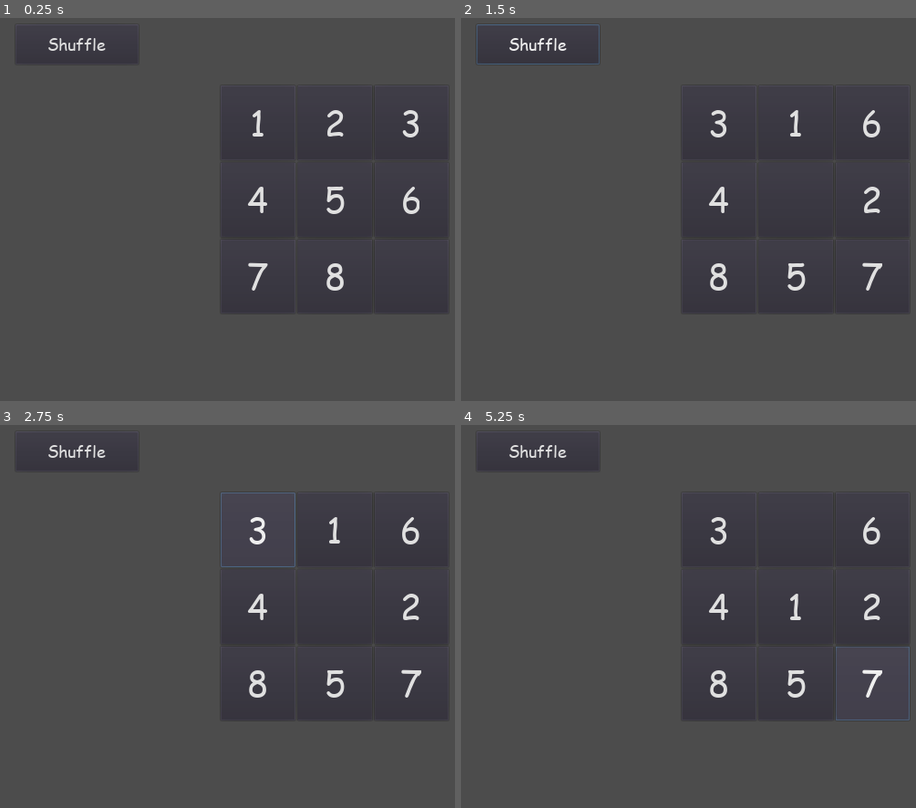
Above: before the commit, frames 1-4 (two rows, left to right).
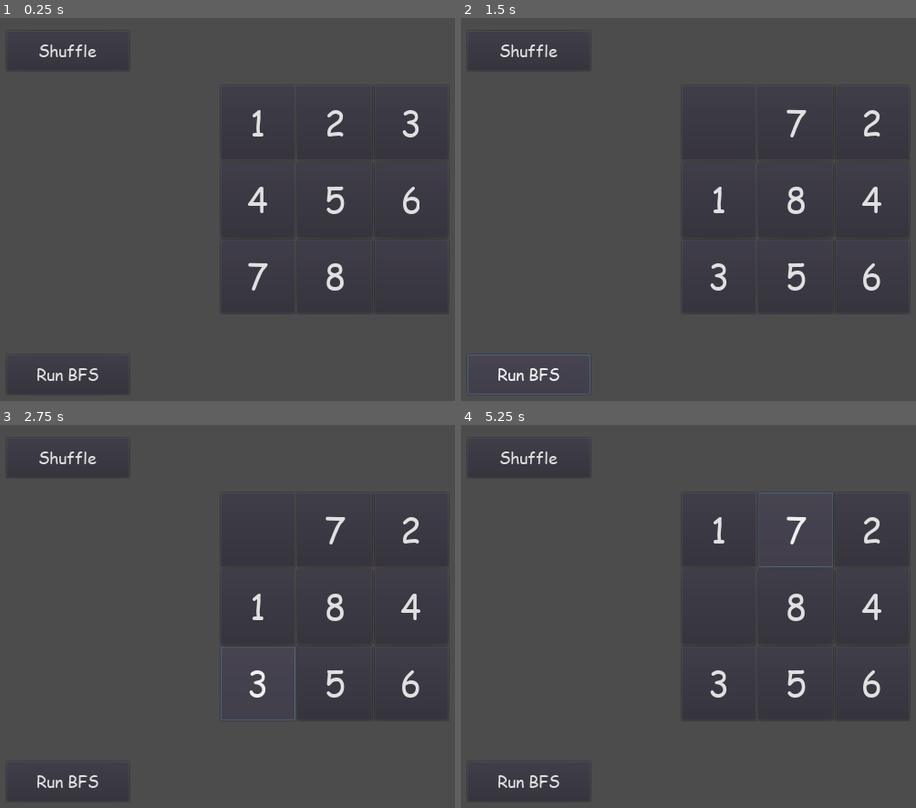
Above: after the commit, the same moments.

Repository: Minoxs/8PuzzleGodot
Game: Godot game, scene res://scenes/game.tscn
Same seed, same stepped clock (60 frames per second), same inputs: the game is played once before the commit and once after it.
Inputs (mouse positions are in pixels of both pictures, inside the frame that each line leads up to):
- Up to frame 1 (0.25 s): no input
- Up to frame 2 (1.5 s): click "Shuffle" at 0.5 s; click (529, 374) at 1.25 s, where only the run after the commit has a clickable "Run BFS"
- Up to frame 3 (2.75 s): click "3" at 2 s
- Up to frame 4 (5.25 s): click (720, 528) at 2.77 s; click "1" at 3.5 s; click (797, 528) at 4.27 s; click "7" at 5 s

The runs differ from the first frame. In frame 1, 0.5% of the frame differs, in the area x 3-24%, y 3-95%; in frame 2, 2.0%, in the area x 1-93%, y 1-99%; in frame 3, 2.0%; in frame 4, 1.9%.

Commit message:
Solver WIP

Diff:
--- a/scenes/game.tscn
+++ b/scenes/game.tscn
@@ -1,7 +1,8 @@
-[gd_scene load_steps=5 format=2]
+[gd_scene load_steps=6 format=2]
 
 [ext_resource path="res://scripts/puzzle.gd" type="Script" id=1]
 [ext_resource path="res://fonts/COMIC.TTF" type="DynamicFontData" id=2]
+[ext_resource path="res://scripts/solver.gd" type="Script" id=3]
 
 [sub_resource type="DynamicFont" id=1]
 size = 30
@@ -13,11 +14,12 @@
 [node name="Control" type="Control"]
 anchor_right = 1.0
 anchor_bottom = 1.0
+script = ExtResource( 3 )
 __meta__ = {
 "_edit_use_anchors_": false
 }
 
-[node name="GridContainer" type="GridContainer" parent="."]
+[node name="PuzzleGrid" type="GridContainer" parent="."]
 anchor_left = 0.5
 anchor_top = 0.5
 anchor_right = 0.5
@@ -37,12 +39,23 @@
 }
 TileScene = "res://scenes/PuzzleTile.tscn"
 
-[node name="Button" type="Button" parent="."]
-margin_left = 80.0
-margin_top = 53.0
-margin_right = 296.0
-margin_bottom = 123.0
+[node name="ShuffleButton" type="Button" parent="."]
+margin_left = 64.0
+margin_top = 64.0
+margin_right = 280.0
+margin_bottom = 134.0
 theme = SubResource( 2 )
 text = "Shuffle"
 
-[connection signal="pressed" from="Button" to="GridContainer" method="_on_Button_pressed"]
+[node name="BFS" type="Button" parent="."]
+margin_left = 64.0
+margin_top = 632.0
+margin_right = 280.0
+margin_bottom = 702.0
+theme = SubResource( 2 )
+text = "Run BFS"
+__meta__ = {
+"_edit_use_anchors_": false
+}
+
+[connection signal="pressed" from="ShuffleButton" to="PuzzleGrid" method="_on_Shuffle_Pressed"]
--- a/scripts/puzzle.gd
+++ b/scripts/puzzle.gd
@@ -4,10 +4,27 @@
 export var Shuffles := 1000
 export var TileScene: String
 var EmptyTileObj: PuzzleTile
-var EmptyTileIdx := 8
+var EmptyTileIdx: int = 8
 
-var GameState: String
+var GameState: String = ""
 var StateHash: int = 0
+
+func _init(state: String = ""):
+	if state != "":
+		GameState = state
+		var pos := Vector2(0,0)
+		for x in GameState:
+			var tile := PuzzleTile.new()
+			tile.set_pos(pos)
+			tile.set_text(x)
+			self.add_child(tile)
+
+			if tile.EmptyTile:
+				EmptyTileIdx = len(get_children())-1
+				EmptyTileObj = tile
+			if pos.x == 2:
+				pos.y += 1
+			pos.x = int(pos.x + 1) % 3
 
 func _ready():
 	var TileSceneRes := load(TileScene)
@@ -57,5 +74,5 @@
 		var pick := rand_range(0, max_n)
 		handle_click(children[pick])
 
-func _on_Button_pressed():
+func _on_Shuffle_Pressed():
 	_shuffle(Shuffles)
--- /dev/null
+++ b/scripts/solver.gd
@@ -0,0 +1,49 @@
+extends Control
+
+onready var MainPuzzle: Puzzle = $PuzzleGrid
+
+func _ready():
+	print(MainPuzzle.GameState)
+	print("Print moves")
+
+	var frontier := [MainPuzzle]
+	var explored := []
+	for x in range(10000):
+		var node: Puzzle = frontier.pop_front()
+		explored.append(node.get_state())
+
+		var possible_moves := get_possible_moves(node)
+		for move in possible_moves:
+			if move.get_state() in explored:
+				move.free()
+			else:
+				frontier.append(move)
+	print("done")
+	print(len(frontier))
+	print(len(explored))
+
+
+func get_possible_moves(puzzle: Puzzle) -> Array:
+	var possible_moves = []
+
+	if puzzle.EmptyTileIdx >= 3:
+		var newPuzzle := Puzzle.new(puzzle.GameState)
+		newPuzzle.handle_click(newPuzzle.get_child(puzzle.EmptyTileIdx-3))
+		possible_moves.append(newPuzzle)
+
+	if puzzle.EmptyTileIdx < 6:
+		var newPuzzle := Puzzle.new(puzzle.GameState)
+		newPuzzle.handle_click(newPuzzle.get_child(puzzle.EmptyTileIdx+3))
+		possible_moves.append(newPuzzle)
+
+	if (puzzle.EmptyTileIdx % 3) > 0:
+		var newPuzzle := Puzzle.new(puzzle.GameState)
+		newPuzzle.handle_click(newPuzzle.get_child(puzzle.EmptyTileIdx-1))
+		possible_moves.append(newPuzzle)
+
+	if (puzzle.EmptyTileIdx % 3) < 2:
+		var newPuzzle := Puzzle.new(puzzle.GameState)
+		newPuzzle.handle_click(newPuzzle.get_child(puzzle.EmptyTileIdx+1))
+		possible_moves.append(newPuzzle)
+
+	return possible_moves
--- a/scripts/tile.gd
+++ b/scripts/tile.gd
@@ -7,8 +7,9 @@
 var ID: String
 
 func set_text(label):
-	text = label
-	EmptyTile = len(label.strip_edges()) == 0
+	EmptyTile = (label == "_") or (len(label.strip_edges()) == 0)
+	text = label if not EmptyTile else " "
+	ID = "_" if EmptyTile else text
 
 func set_rect_size(sz: Vector2):
 	rect_size = sz
@@ -19,7 +20,6 @@
 
 func _ready():
 	GameBoard = get_parent()
-	ID = "_" if EmptyTile else text
 
 func _on_PuzzleTile_pressed():
 	if EmptyTile:
